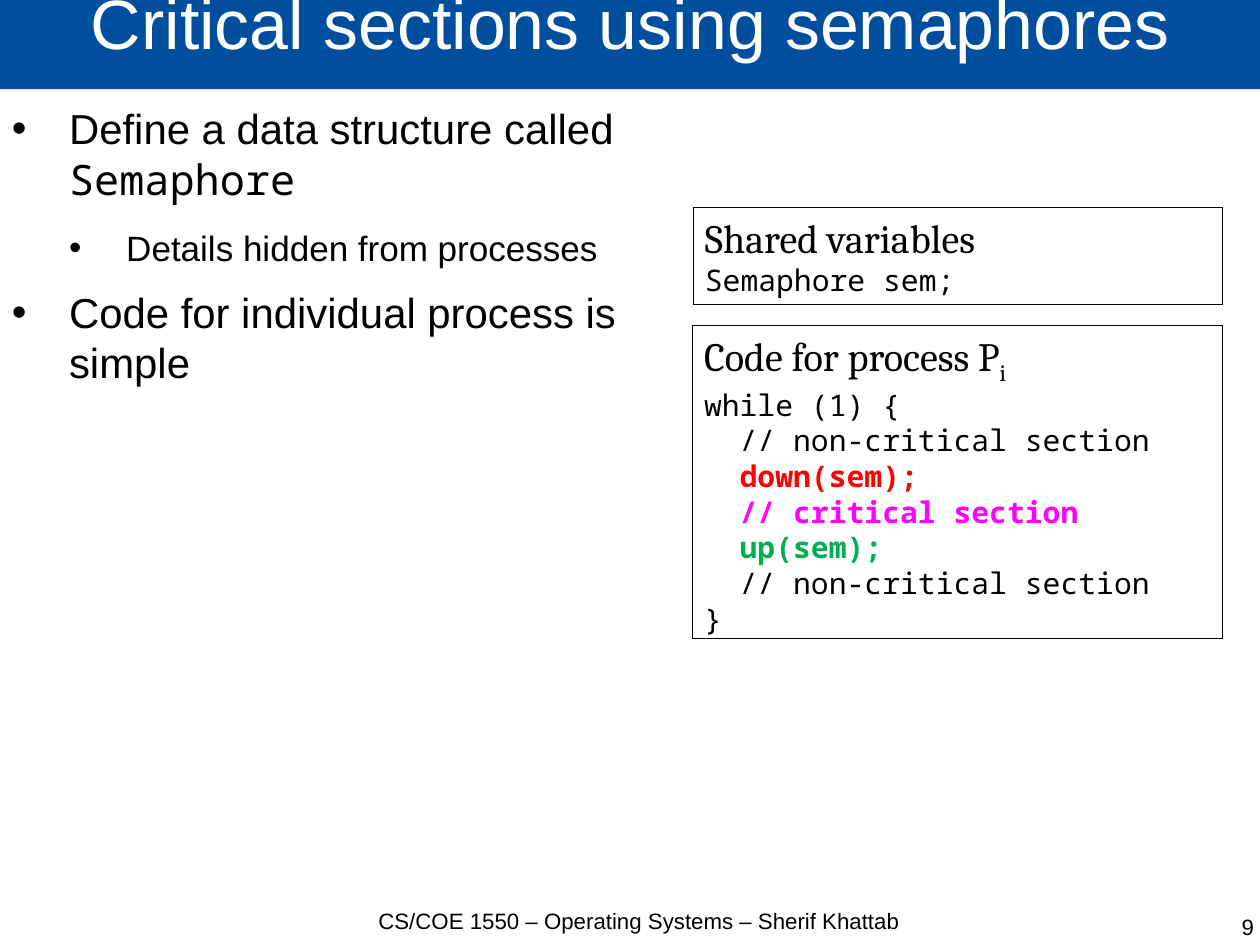
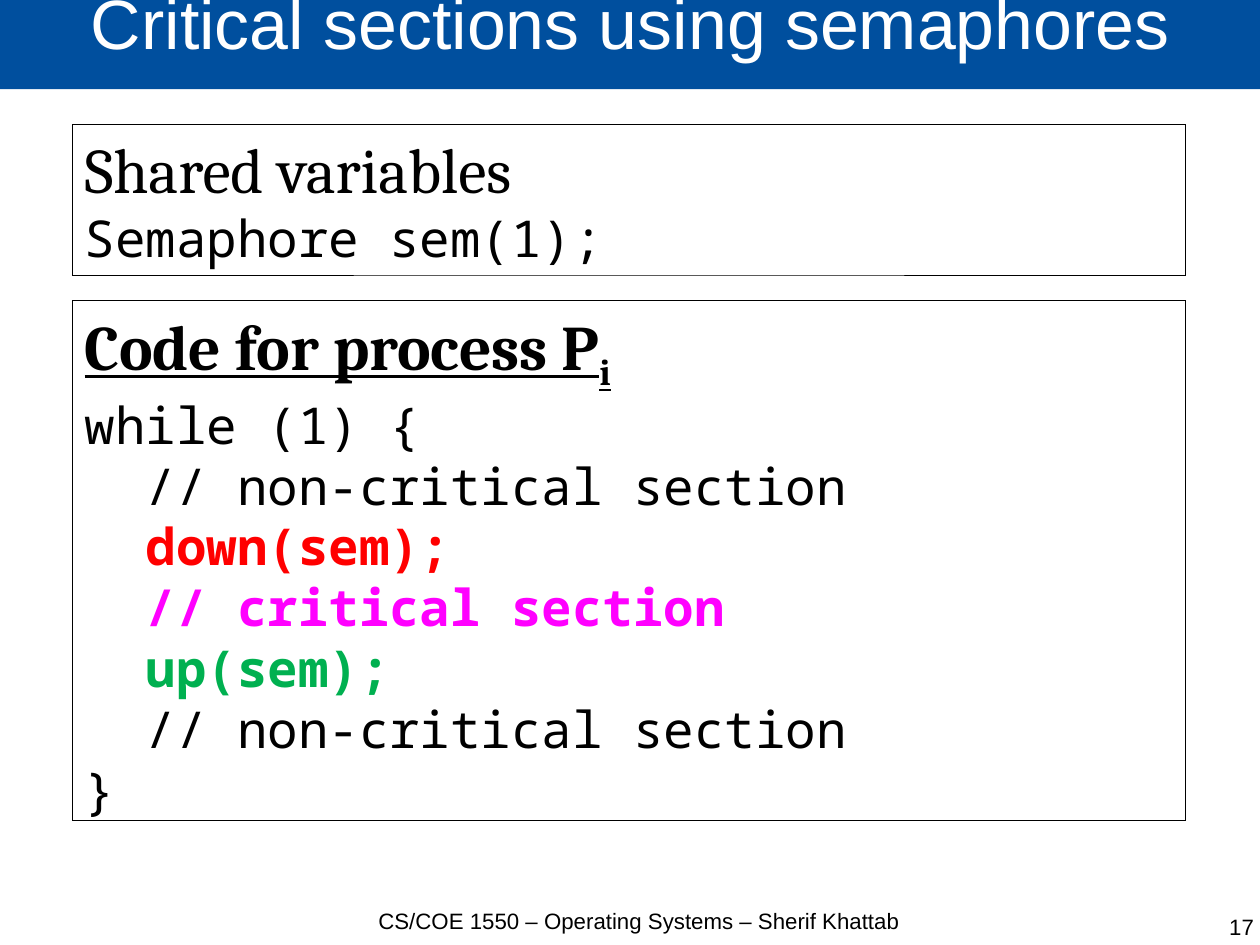
Before and after one commit to cs1550-2224/cs1550-code-handouts, a slide deck: slide 17 of DraftSlides/Lecture3.pptx (slide 9 before the commit). Drawn at 1260x945 pixels with LibreOffice and Linux fonts; fonts in the diff are those of the drawing. Boxes give left, top, right and bottom in pixels: in the first picture for what was removed or moved away, otherwise in the second. Text is boxed around its words. In the diff, an @@ line names an element or a change of style, - is before the commit and + after.

```diff
--- a/DraftSlides/Lecture3.pptx
+++ b/DraftSlides/Lecture3.pptx
@@ text removed at (69, 113, 616, 387) @@
-• Define a data structure called Semaphore
-  • Details hidden from processes
-• Code for individual process is simple
@@ rectangle "Shared variables": place and size @@
-rectangle "Shared variables" at (693, 207, 1223, 304)
+rectangle "Shared variables" at (73, 125, 1187, 276)
@@ text in rectangle at (85, 149, 511, 194): size 25.4 to 40 pt in "Shared variables" @@
@@ text in rectangle at (85, 218, 602, 270): text changed; size 18.7 to 32 pt @@
-Semaphore sem;
+Semaphore sem(1);
@@ rectangle "Code for process Pi": place and size @@
-rectangle "Code for process Pi" at (693, 326, 1223, 639)
+rectangle "Code for process Pi" at (73, 301, 1187, 821)
@@ rectangle "Code for process Pi" at (73, 301, 1187, 821): size 25.4 to 40 pt, bold on, underline on in "Code for process Pi"; size 18.7 to 32 pt in "while (1) {", "// non-critical section", "down(sem);", "// critical section" and 3 more places @@
@@ page number at (1229, 919, 1254, 935): text changed @@
-9
+17
```
Also in this commit, not shown: 12 other slides changed, 11 slides added, 2 slides removed, 2 other files.
